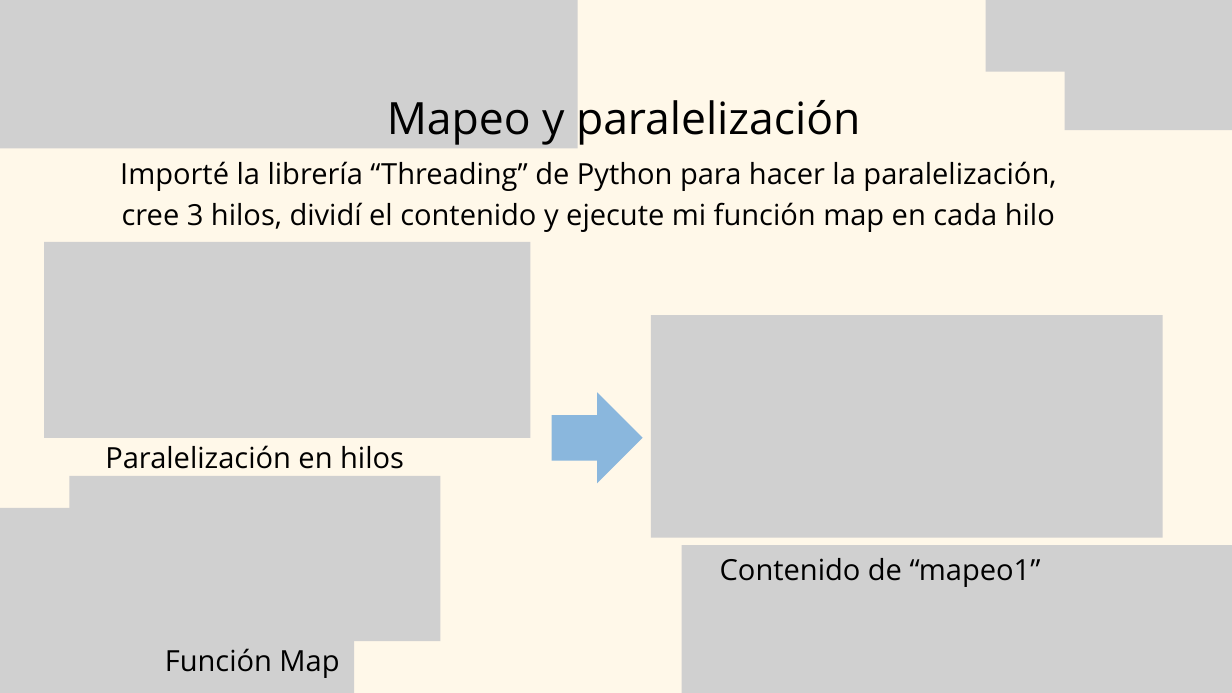
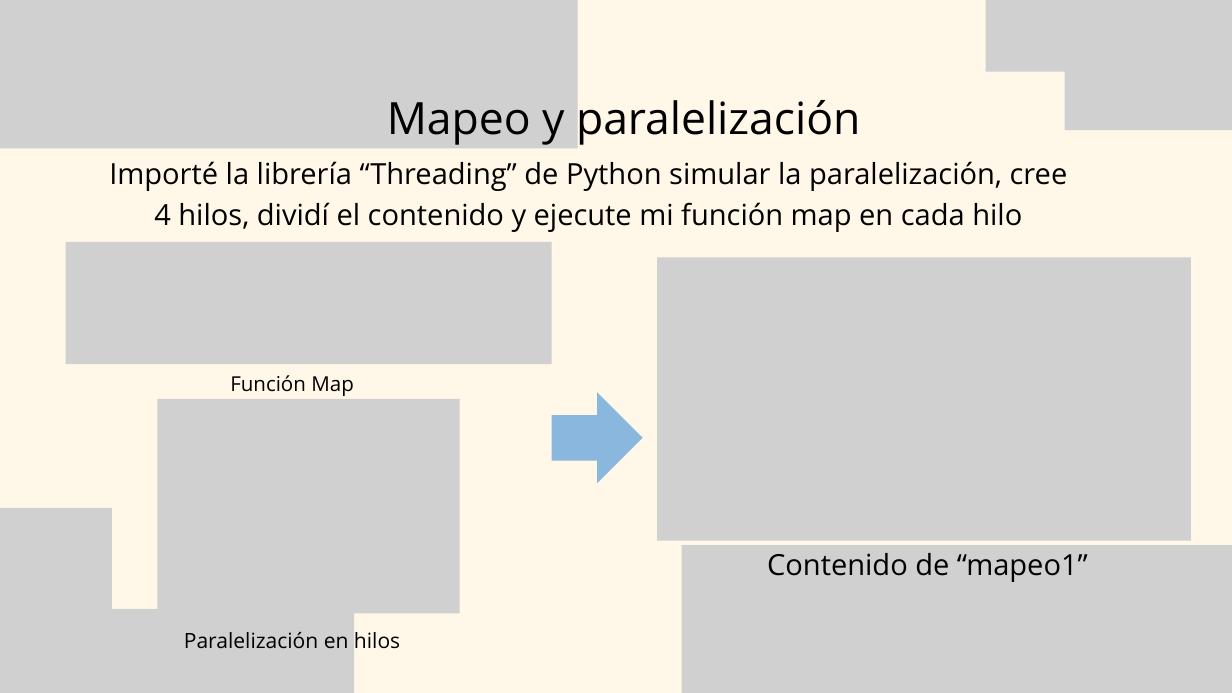
Before and after one commit to AyrtonAranibar/map_reduce_contador, a slide deck: slide 4 of map reduce Aranibar.pptx. Drawn at 1232x693 pixels with LibreOffice and Linux fonts; fonts in the diff are those of the drawing; grey boxes stand for pictures. Boxes give left, top, right and bottom in pixels: in the first picture for what was removed or moved away, otherwise in the second. Text is boxed around its words. In the diff, an @@ line names an element or a change of style, - is before the commit and + after.

```diff
--- a/map reduce Aranibar.pptx
+++ b/map reduce Aranibar.pptx
@@ text at bbox=[109, 161, 1068, 232]: text changed @@
-Importé la librería “Threading” de Python para hacer la paralelización, cree 3 hilos, dividí el contenido y ejecute mi función map en cada hilo
+Importé la librería “Threading” de Python simular la paralelización, cree 4 hilos, dividí el contenido y ejecute mi función map en cada hilo
@@ picture: place and size @@
-picture at bbox=[44, 242, 530, 438]
+picture at bbox=[65, 242, 551, 365]
@@ picture: place and size @@
-picture at bbox=[651, 315, 1163, 538]
+picture at bbox=[657, 257, 1191, 541]
@@ text "Función Map": place and size @@
-text "Función Map" at bbox=[165, 648, 339, 678]
+text "Función Map" at bbox=[230, 375, 354, 396]
@@ text "Función Map" at bbox=[230, 375, 354, 396]: size 34 to 24 pt; line spacing 47.6pt to 33.6pt @@
@@ picture added at bbox=[157, 399, 460, 614] @@
@@ picture removed at bbox=[69, 476, 440, 641] @@
@@ text "Contenido de “mapeo1”": place and size @@
-text "Contenido de “mapeo1”" at bbox=[720, 558, 1041, 587]
+text "Contenido de “mapeo1”" at bbox=[767, 553, 1088, 582]
@@ text "Paralelización en hilos": place and size @@
-text "Paralelización en hilos" at bbox=[105, 445, 404, 469]
+text "Paralelización en hilos" at bbox=[184, 632, 400, 649]
@@ text "Paralelización en hilos" at bbox=[184, 632, 400, 649]: size 34 to 24.6 pt; line spacing 47.6pt to 34.5pt @@
```
Also in this commit, not shown: 6 other slides changed, 3 slides added, 3 slides removed, 6 other files.
